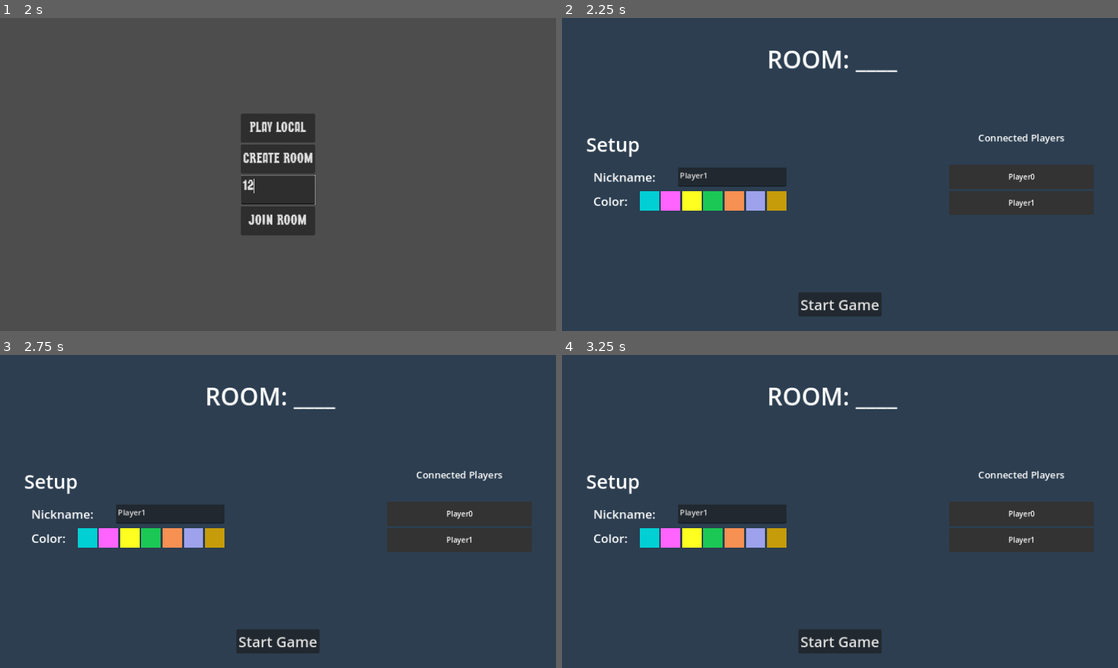
Above: before the commit, frames 1-4 (two rows, left to right).
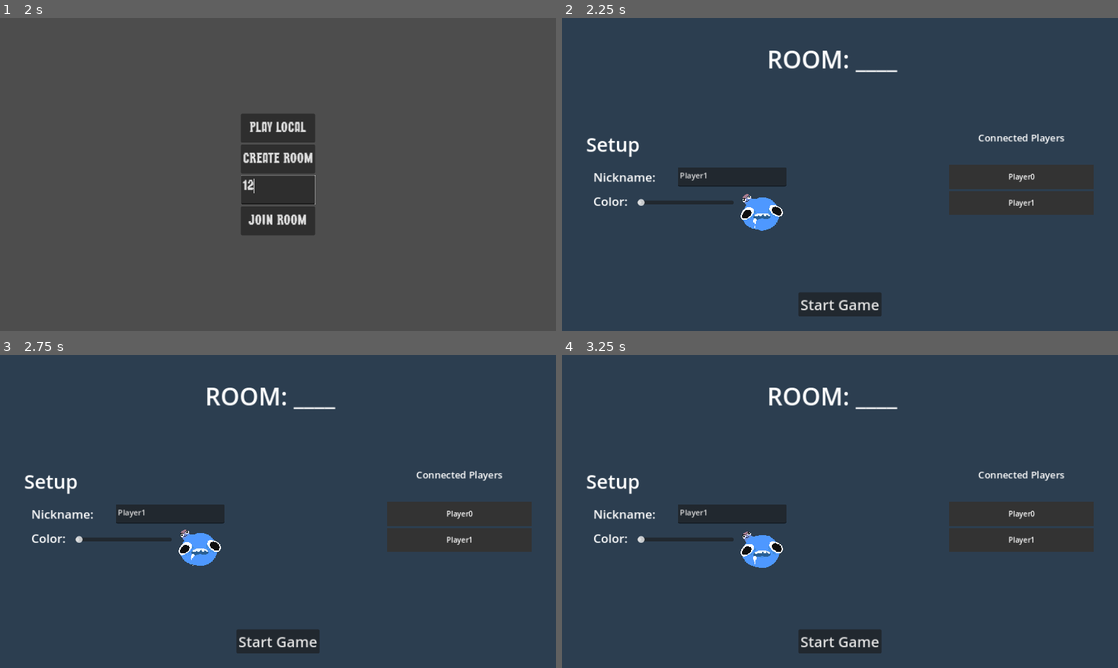
Above: after the commit, the same moments.

Repository: patator62180/GDWL_67
Game: Godot game, scene res://scenes/main/main.tscn
The game is run twice, just before and just after one commit, with the same random seed, the same clock (stepped at 60 frames per second) and the same inputs.
Inputs (mouse positions are in pixels of both pictures, inside the frame that each line leads up to):
- Up to frame 1 (2 s): click "[FAKE] Start as player (local)" at 0.5 s; click (278, 190) at 1.27 s; type "12" at 1.35 s
- Up to frame 2 (2.25 s): click "PLAY LOCAL" at 2 s
- Up to frame 3 (2.75 s): no input
- Up to frame 4 (3.25 s): click (1101, 652) at 2.75 s

Frame 1 is identical in both runs. In frame 2, 1.9% of the frame differs, in the area x 13-41%, y 55-68%; in frame 3, 1.9%; in frame 4, 1.9%.

Commit message:
color picker in lobby

Diff:
--- a/scenes/HUD/hud.gd
+++ b/scenes/HUD/hud.gd
@@ -17,36 +17,31 @@
 signal mute_music
 
 func _ready():
-    win_label.visible = false
-    lose_label.visible = false
-    your_turn_label.visible = false
-    other_player_turn_label.visible = false
-    game.p1_scored.connect(score_card._on_game_p_1_scored)
-    game.p2_scored.connect(score_card._on_game_p_2_scored)
-    game.game_finished.connect(set_winning_label)
-    mute_button.toggled.connect(_on_mute_sound_toggled)
+	win_label.visible = false
+	lose_label.visible = false
+	your_turn_label.visible = false
+	other_player_turn_label.visible = false
+	game.p1_scored.connect(score_card._on_game_p_1_scored)
+	game.p2_scored.connect(score_card._on_game_p_2_scored)
+	game.game_finished.connect(set_winning_label)
+	mute_button.toggled.connect(_on_mute_sound_toggled)
 
 
 func _process(delta):
-    set_turn_label()
-    #uncomment when implemented
-    #set_player_color()
+	set_turn_label()
+	#uncomment when implemented
+	#set_player_color()
 
 
 func set_winning_label(player_won : bool):
-    win_label.visible = player_won
-    lose_label.visible = !player_won
+	win_label.visible = player_won
+	lose_label.visible = !player_won
 
 func _on_mute_sound_toggled(toggled_on):
-    if toggled_on:
-        get_parent().get_node("/root/BackgroundMusic/BGMusic").volume_db = -1000
-    else: get_parent().get_node("/root/BackgroundMusic/BGMusic").volume_db = -3.5
+	if toggled_on:
+		get_parent().get_node("/root/BackgroundMusic/BGMusic").volume_db = -1000
+	else: get_parent().get_node("/root/BackgroundMusic/BGMusic").volume_db = -3.5
 
 func set_turn_label():
-    your_turn_label.visible = PlayerController.instance.can_play()
-    other_player_turn_label.visible = not PlayerController.instance.can_play()
-
-func set_player_color():
-    var slider1 = get_node("ColorChoicePlayer1/HSlider").value
-    if not OS.has_feature('dedicated_server'):
-        get_node("ColorChoicePlayer1/ColorRect").material.set_shader_parameter("Shift_Hue", slider1)
+	your_turn_label.visible = PlayerController.instance.can_play()
+	other_player_turn_label.visible = not PlayerController.instance.can_play()
--- a/scenes/HUD/hud.tscn
+++ b/scenes/HUD/hud.tscn
@@ -33,10 +33,6 @@
 shader_parameter/Shift_Hue = 0.225
 
 [sub_resource type="ShaderMaterial" id="ShaderMaterial_0fcvg"]
-shader = ExtResource("4_wnq48")
-shader_parameter/Shift_Hue = null
-
-[sub_resource type="ShaderMaterial" id="ShaderMaterial_e2bs2"]
 shader = ExtResource("4_wnq48")
 shader_parameter/Shift_Hue = null
 
@@ -56,7 +52,7 @@
 other_player_turn_label = NodePath("OtherPlayerTurnLabel")
 win_label = NodePath("YouWinLabel")
 lose_label = NodePath("YouLostLabel")
-horizontal_slider = NodePath("ColorChoicePlayer1/HSlider")
+horizontal_slider = NodePath("")
 score_card = NodePath("ScoreCard")
 mute_button = NodePath("MuteSound")
 
@@ -222,33 +218,6 @@
 theme_override_colors/font_color = Color(1, 0.709804, 0.305882, 1)
 theme_override_font_sizes/font_size = 60
 text = "Player 2: 0 points"
-
-[node name="ColorChoicePlayer1" type="Control" parent="."]
-visible = false
-layout_mode = 3
-anchors_preset = 0
-offset_left = 182.0
-offset_top = 488.0
-offset_right = 222.0
-offset_bottom = 528.0
-
-[node name="HSlider" type="HSlider" parent="ColorChoicePlayer1"]
-layout_mode = 0
-offset_left = -62.0
-offset_top = -16.0
-offset_right = 296.0
-offset_bottom = 16.0
-max_value = 1.0
-step = 0.02
-
-[node name="ColorRect" type="ColorRect" parent="ColorChoicePlayer1"]
-material = SubResource("ShaderMaterial_e2bs2")
-layout_mode = 0
-offset_left = 50.0
-offset_top = -163.0
-offset_right = 184.0
-offset_bottom = -29.0
-color = Color(1, 0.71, 0.306, 1)
 
 [node name="MultiplayerSynchronizer" type="MultiplayerSynchronizer" parent="."]
 replication_config = SubResource("SceneReplicationConfig_76jcf")
--- a/scenes/game/player_controller.gd
+++ b/scenes/game/player_controller.gd
@@ -26,7 +26,6 @@
 func propagate_start_game():
 	lobby.close()
 	hud.player_cards[player_index].set_start_game_button_enabled(false)
-	player_managers.array[0].modulateFaceColor = hud.horizontal_slider.value
 	hud.hand.draw_multiple(2)
 
 @rpc('authority')
--- a/scenes/lobby/lobby.gd
+++ b/scenes/lobby/lobby.gd
@@ -10,6 +10,8 @@
 @export var connected_player_scene: PackedScene
 @export var connected_players_list: Control
 @export var nickname_edit: TextEdit
+@export var color_slider: HSlider
+@export var color_picker_player_preview: Player
 
 var nickname: String = "":
 	set(value):
@@ -17,13 +19,17 @@
 			nickname_edit.text = value
 
 func _ready():
-	if Mediator.instance.is_server(false):
+	if Mediator.instance and Mediator.instance.is_server(false):
 		close()
 	else:
 		nickname_edit.text_changed.connect(on_text_changed)
+		color_slider.value_changed.connect(on_color_slider_changed)
 
 func close():
 	queue_free()
+
+func on_color_slider_changed(value: float):
+	color_picker_player_preview.color = value / 1000
 
 func on_text_changed():
 	if len(nickname_edit.text) >= 1:
--- a/scenes/lobby/lobby.tscn
+++ b/scenes/lobby/lobby.tscn
@@ -1,15 +1,18 @@
-[gd_scene load_steps=3 format=3 uid="uid://d3q7s8lnam8nw"]
+[gd_scene load_steps=4 format=3 uid="uid://d3q7s8lnam8nw"]
 
 [ext_resource type="Script" path="res://scenes/lobby/lobby.gd" id="1_061j6"]
 [ext_resource type="PackedScene" uid="uid://b8f8j4dualeev" path="res://scenes/menus/connected_player.tscn" id="2_al2yg"]
+[ext_resource type="PackedScene" uid="uid://bef6pckymx8bi" path="res://scenes/player/player.tscn" id="3_4stck"]
 
-[node name="Lobby" type="CanvasLayer" node_paths=PackedStringArray("start_button", "screen_title", "connected_players_list", "nickname_edit")]
+[node name="Lobby" type="CanvasLayer" node_paths=PackedStringArray("start_button", "screen_title", "connected_players_list", "nickname_edit", "color_slider", "color_picker_player_preview")]
 script = ExtResource("1_061j6")
 start_button = NodePath("Container/StartButton")
 screen_title = NodePath("Container/Title")
 connected_player_scene = ExtResource("2_al2yg")
 connected_players_list = NodePath("Container/ConnectedPlayers/VBoxContainer")
 nickname_edit = NodePath("Container/Setup/Nickname/TextEdit")
+color_slider = NodePath("Container/Setup/Color/ColorPicker/Slider")
+color_picker_player_preview = NodePath("Container/Setup/Color/ColorPicker/Player")
 
 [node name="Container" type="Control" parent="."]
 layout_mode = 3
@@ -124,7 +127,6 @@
 offset_bottom = 4.0
 grow_horizontal = 0
 grow_vertical = 2
-text = "_____________"
 
 [node name="Color" type="Control" parent="Container/Setup"]
 custom_minimum_size = Vector2(400, 50)
@@ -146,53 +148,25 @@
 theme_override_font_sizes/font_size = 25
 text = "Color:"
 
-[node name="ColorPicker" type="HBoxContainer" parent="Container/Setup/Color"]
+[node name="ColorPicker" type="Control" parent="Container/Setup/Color"]
 layout_mode = 1
-anchors_preset = 6
-anchor_left = 1.0
-anchor_top = 0.5
-anchor_right = 1.0
-anchor_bottom = 0.5
-offset_left = -40.0
-offset_top = -20.0
-offset_bottom = 20.0
-grow_horizontal = 0
-grow_vertical = 2
+anchors_preset = 0
+offset_left = 92.0
+offset_top = 10.0
+offset_right = 132.0
+offset_bottom = 50.0
 
-[node name="ColorRect" type="ColorRect" parent="Container/Setup/Color/ColorPicker"]
-custom_minimum_size = Vector2(40, 40)
-layout_mode = 2
-color = Color(0, 0.811765, 0.831373, 1)
+[node name="Slider" type="HSlider" parent="Container/Setup/Color/ColorPicker"]
+custom_minimum_size = Vector2(200, 0)
+layout_mode = 1
+offset_left = -1.0
+offset_top = 10.0
+offset_right = 199.0
+offset_bottom = 26.0
+max_value = 1000.0
 
-[node name="ColorRect2" type="ColorRect" parent="Container/Setup/Color/ColorPicker"]
-custom_minimum_size = Vector2(40, 40)
-layout_mode = 2
-color = Color(1, 0.392157, 1, 1)
-
-[node name="ColorRect3" type="ColorRect" parent="Container/Setup/Color/ColorPicker"]
-custom_minimum_size = Vector2(40, 40)
-layout_mode = 2
-color = Color(1, 1, 0.12549, 1)
-
-[node name="ColorRect4" type="ColorRect" parent="Container/Setup/Color/ColorPicker"]
-custom_minimum_size = Vector2(40, 40)
-layout_mode = 2
-color = Color(0.105882, 0.784314, 0.333333, 1)
-
-[node name="ColorRect5" type="ColorRect" parent="Container/Setup/Color/ColorPicker"]
-custom_minimum_size = Vector2(40, 40)
-layout_mode = 2
-color = Color(0.968627, 0.564706, 0.32549, 1)
-
-[node name="ColorRect6" type="ColorRect" parent="Container/Setup/Color/ColorPicker"]
-custom_minimum_size = Vector2(40, 40)
-layout_mode = 2
-color = Color(0.619608, 0.635294, 0.92549, 1)
-
-[node name="ColorRect7" type="ColorRect" parent="Container/Setup/Color/ColorPicker"]
-custom_minimum_size = Vector2(40, 40)
-layout_mode = 2
-color = Color(0.780392, 0.611765, 0.0392157, 1)
+[node name="Player" parent="Container/Setup/Color/ColorPicker" instance=ExtResource("3_4stck")]
+position = Vector2(207, -10)
 
 [node name="StartButton" type="Button" parent="Container"]
 custom_minimum_size = Vector2(0, 50)
--- a/scenes/player/player.gd
+++ b/scenes/player/player.gd
@@ -20,78 +20,85 @@
 @export var raycast: RayCast2D
 @export var parasite_scene: PackedScene
 
+
+var color: float = 0:
+	set(value):
+		if not OS.has_feature('dedicated_server'):
+			$NodeSprite/Face.material.set_shader_parameter("Shift_Hue", value)
+
 func _ready():
-    if !(self is Host) and not OS.has_feature('dedicated_server'):
-        $NodeSprite/Face.material.set_shader_parameter("Shift_Hue", get_parent().get_parent().modulateFaceColor)
+	pass
+	#if !(self is Host) and not OS.has_feature('dedicated_server') and modulate_color_holder:
+		#$NodeSprite/Face.material.set_shader_parameter("Shift_Hue", modulate_color_holder.modulateFaceColor)
 
 func move(direction):
-    raycast.rotation = atan2(-direction.x, direction.y)
-    raycast.force_raycast_update()
+	raycast.rotation = atan2(-direction.x, direction.y)
+	raycast.force_raycast_update()
 
-    if !raycast.is_colliding():
-        position += direction * tile_size
-        return true
+	if !raycast.is_colliding():
+		position += direction * tile_size
+		return true
 
-    return false
+	return false
 
 @rpc("any_peer")
 func move_to(position: Vector2):
-    if Mediator.instance.is_server():
-        is_moving = true
-        start_pos = self.position
-        target_pos = position
-        timer = 0
+	if Mediator.instance.is_server():
+		is_moving = true
+		start_pos = self.position
+		target_pos = position
+		timer = 0
 
 func _process(delta):
-    if is_moving and multiplayer and multiplayer.is_server():
-        self.position = lerp(start_pos, target_pos, timer/timer_max)
-        timer += delta
+	if is_moving and multiplayer and multiplayer.is_server():
+		self.position = lerp(start_pos, target_pos, timer/timer_max)
+		timer += delta
 
-        if timer >= timer_max:
-            self.position = target_pos
-            is_moving = false
+		if timer >= timer_max:
+			self.position = target_pos
+			is_moving = false
 
-            played.emit()
+			played.emit()
 
-    elif is_moving and %AnimationPlayer.get_current_animation() != "player_moving":
-        %AnimationPlayer.play("player_moving")
-        %AnimationPlayer.queue("idle")
+	elif is_moving and %AnimationPlayer.get_current_animation() != "player_moving":
+		%AnimationPlayer.play("player_moving")
+		%AnimationPlayer.queue("idle")
 
 func can_move_to(grid_pos: Vector2, grid: Grid, player_managers: PlayerManagers):
-    var player_grid_pos = grid.get_grid_pos(self.position)
-    var direction = grid_pos - player_grid_pos
+	var player_grid_pos = grid.get_grid_pos(self.position)
+	var direction = grid_pos - player_grid_pos
 
-    var is_possible_movement = grid.is_possible_movement(player_grid_pos, direction)
-    var is_possible_tile = grid.is_possible_tile(grid_pos)
+	var is_possible_movement = grid.is_possible_movement(player_grid_pos, direction)
+	var is_possible_tile = grid.is_possible_tile(grid_pos)
 
-    return player_grid_pos.distance_to(grid_pos) <= 1 \
-        and is_possible_movement \
-        and is_possible_tile \
-        and player_managers.check_for_player(grid, grid_pos) == null
+	return player_grid_pos.distance_to(grid_pos) <= 1 \
+		and is_possible_movement \
+		and is_possible_tile \
+		and player_managers.check_for_player(grid, grid_pos) == null
 
 func process_action(action: String):
-    match action:
-        "left":
-            move(Vector2.LEFT)
-        "right":
-            move(Vector2.RIGHT)
-        "up":
-            move(Vector2.UP)
-        "down":
-            move(Vector2.DOWN)
+	match action:
+		"left":
+			move(Vector2.LEFT)
+		"right":
+			move(Vector2.RIGHT)
+		"up":
+			move(Vector2.UP)
+		"down":
+			move(Vector2.DOWN)
 
 @rpc("authority")
 func shoot_your_shot(position: Vector2):
-    parasite_throwed.emit()
-    var parasite = parasite_scene.instantiate() as Parasite
-    #parasite.parasited.connect(on_parasited)
-    get_parent().add_child(parasite)
+	parasite_throwed.emit()
+	var parasite = parasite_scene.instantiate() as Parasite
+	#parasite.parasited.connect(on_parasited)
+	get_parent().add_child(parasite)
 
-    var offset = Vector2.ONE * tile_size / 2
+	var offset = Vector2.ONE * tile_size / 2
 
-    parasite.position = self.position + offset
-    position = position + offset
-    parasite.fly_to(position)
+	parasite.position = self.position + offset
+	position = position + offset
+	parasite.fly_to(position)
 
 #func on_parasited():
-    #parasited.emit()
+	#parasited.emit()
--- a/scenes/player/player.tscn
+++ b/scenes/player/player.tscn
@@ -15,6 +15,7 @@
 [ext_resource type="Texture2D" uid="uid://cl2b0cc6w63nq" path="res://sprites/Sprite_Sheet_Bave-8.png" id="10_mrcj5"]
 [ext_resource type="Texture2D" uid="uid://2wj1mg8tgiup" path="res://sprites/Sprite_Sheet_Bave-9.png" id="11_06n5i"]
 [ext_resource type="Texture2D" uid="uid://lmnm830du704" path="res://sprites/infected_eyes.png" id="13_16dte"]
+[ext_resource type="AudioStream" uid="uid://bxyr4x7l0d37s" path="res://sfx/parasite_thrown.mp3" id="16_rdd1c"]
 
 [sub_resource type="RectangleShape2D" id="RectangleShape2D_oet1n"]
 size = Vector2(100, 100)
@@ -22,7 +23,7 @@
 [sub_resource type="ShaderMaterial" id="ShaderMaterial_wkkd2"]
 resource_local_to_scene = true
 shader = ExtResource("2_a6fnp")
-shader_parameter/Shift_Hue = 0.0
+shader_parameter/Shift_Hue = 0.5
 
 [sub_resource type="SpriteFrames" id="SpriteFrames_rm4md"]
 animations = [{
@@ -259,4 +260,9 @@
 }
 autoplay = "idle"
 
+[node name="Audio" type="Node" parent="."]
+
+[node name="ThrowParasite" type="AudioStreamPlayer" parent="Audio"]
+stream = ExtResource("16_rdd1c")
+
 [connection signal="input_event" from="Area2D" to="." method="_on_area_2d_input_event"]
Not shown: 2 places in scenes/HUD/hud.tscn that only renumber resources
Not shown: 1 places in scenes/player/player.tscn that only renumber resources
